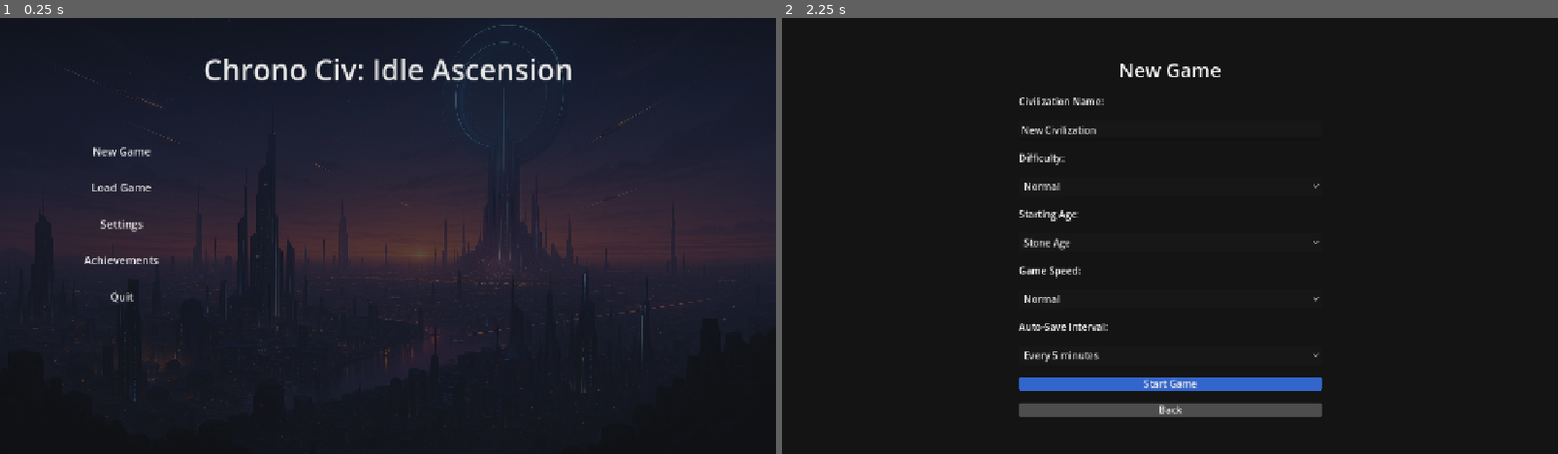
Above: before the commit, frames 1-2 (left to right).
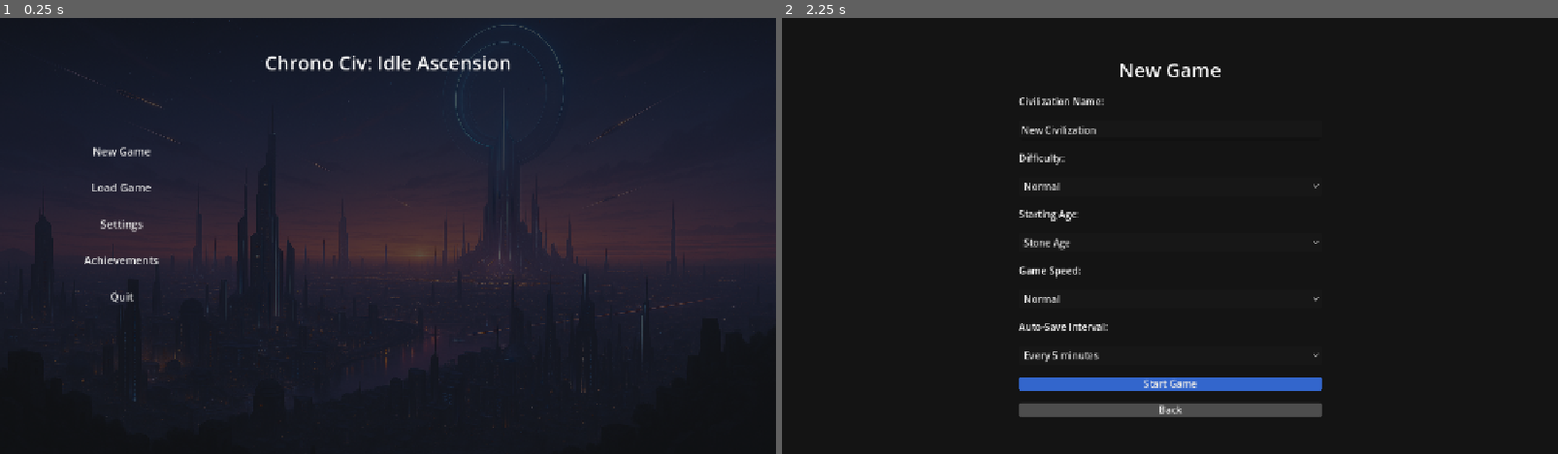
Above: after the commit, the same moments.

Repository: Tyler-Lundin/lost-star-0
Game: Godot game, scene res://scenes/main_menu.tscn
The game is run twice, just before and just after one commit, with the same random seed, the same clock (stepped at 60 frames per second) and the same inputs.
Inputs:
- Up to frame 1 (0.25 s): no input
- Up to frame 2 (2.25 s): click "New Game" at 0.5 s; click "Back" at 1.25 s; click "New Game" at 2 s

The runs differ from the first frame. In frame 1, 1.3% of the frame differs, in the area x 26-74%, y 8-15%; in frame 2, nothing differs.

Commit message:
init music branch

Diff:
--- a/scripts/ui/main_menu.gd
+++ b/scripts/ui/main_menu.gd
@@ -5,7 +5,7 @@
 @onready var settings_button = $VBoxContainer/SettingsButton
 @onready var achievements_button = $VBoxContainer/AchievementsButton
 @onready var quit_button = $VBoxContainer/QuitButton
-@onready var title_label = $VBoxContainer/Title
+@onready var title_label = $Title
 
 func _ready() -> void:
 	# Apply styles
